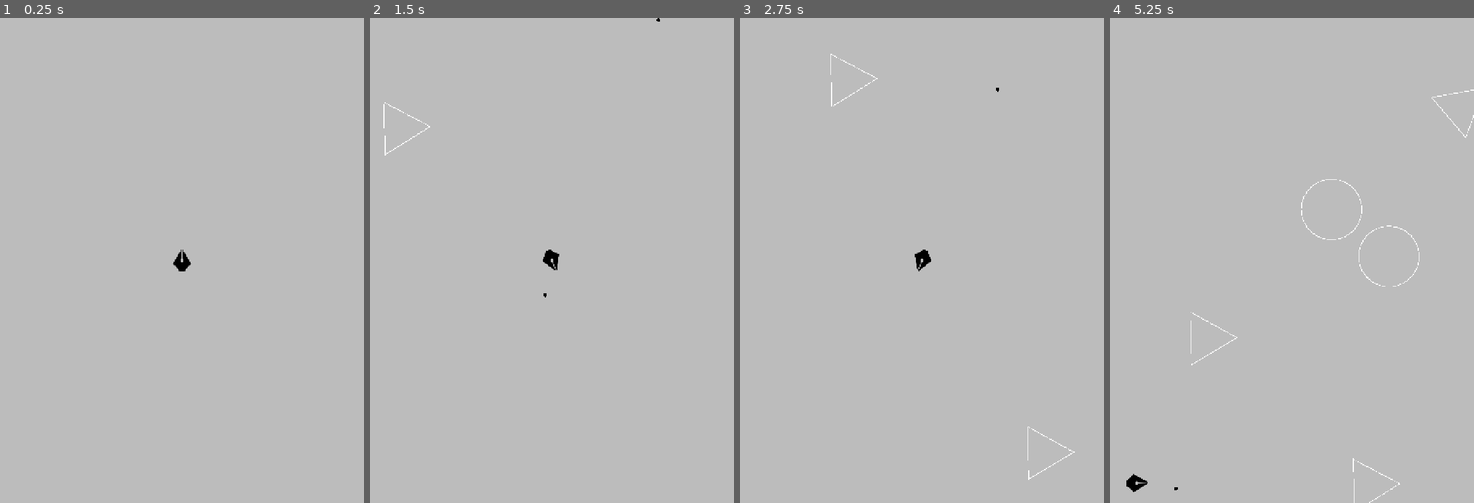
Above: before the commit, frames 1-4 (left to right).
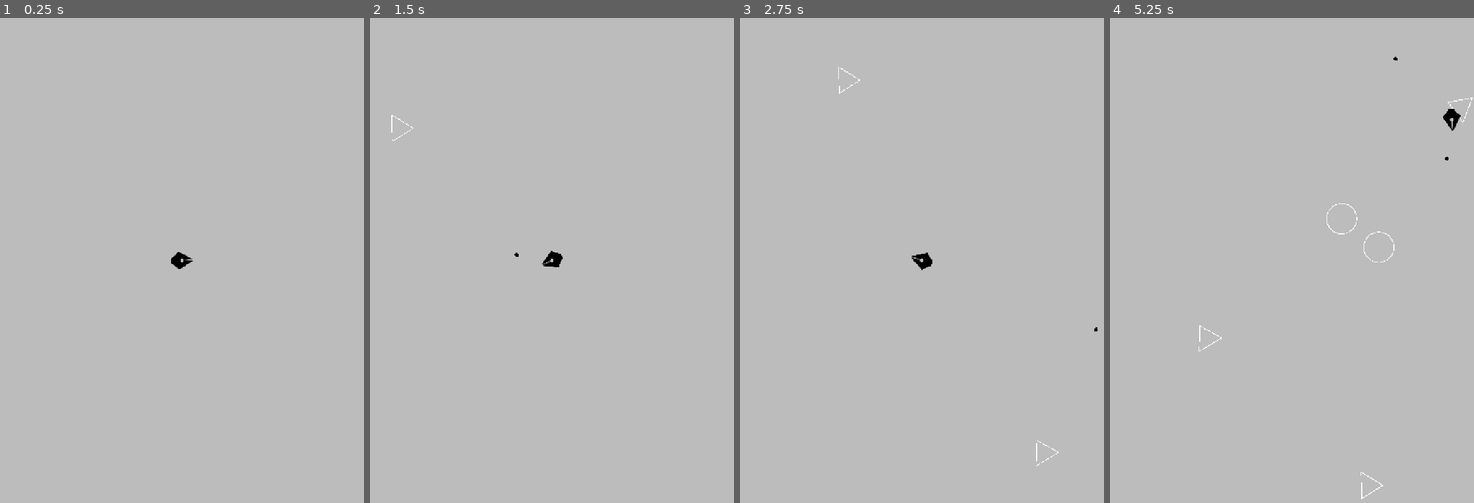
Above: after the commit, the same moments.

Repository: Saphrant/20-games_04_PaperAsteroid
Game: Godot game, scene res://Scenes/main.tscn
The game is run twice, just before and just after one commit, with the same random seed, the same clock (stepped at 60 frames per second) and the same inputs.
Inputs:
- Up to frame 1 (0.25 s): no input
- Up to frame 2 (1.5 s): tap Enter at 0.5 s; hold D (right) 0.53-1.28 s; tap Space (shoot) at 0.6, 1.35 s; hold A (left) from 1.28 s (still down)
- Up to frame 3 (2.75 s): release A (left) at 2.03 s; hold D (right) from 2.03 s (still down); tap Space (shoot) at 2.1 s
- Up to frame 4 (5.25 s): release D (right) at 2.78 s; hold W (thrust) 2.78-3.53 s; tap Space (shoot) every 0.75 s from 2.85 to 5.1 s; hold A (left) from 3.53 s (still down)

The runs differ from the first frame. In frame 1, less than 0.1% of the frame differs, in the area x 47-53%, y 47-53%; in frame 2, 0.2%; in frame 3, 0.3%; in frame 4, 0.8%, in the area x 4-100%, y 8-100%.

Commit message:
Player Movement Changes

Diff:
--- a/Scenes/Asteroids/astroid_l_a.tscn
+++ b/Scenes/Asteroids/astroid_l_a.tscn
@@ -8,7 +8,7 @@
 bounce = 1.0
 
 [sub_resource type="CircleShape2D" id="CircleShape2D_0tf0v"]
-radius = 80.0
+radius = 40.0
 
 [node name="Asteroid_L_A" type="RigidBody2D" groups=["large_asteroid"]]
 collision_layer = 4
--- a/Scenes/Asteroids/astroid_l_b.tscn
+++ b/Scenes/Asteroids/astroid_l_b.tscn
@@ -19,4 +19,4 @@
 [node name="ScreenWrapComponent" parent="." instance=ExtResource("2_r4u3h")]
 
 [node name="CollisionPolygon2D" type="CollisionPolygon2D" parent="."]
-polygon = PackedVector2Array(0, -80, -70, 40, 70, 40)
+polygon = PackedVector2Array(0, -40, -35, 20, 30, 20)
--- a/Scenes/Asteroids/astroid_l_c.tscn
+++ b/Scenes/Asteroids/astroid_l_c.tscn
@@ -8,7 +8,7 @@
 bounce = 1.0
 
 [sub_resource type="RectangleShape2D" id="RectangleShape2D_ah40k"]
-size = Vector2(160, 160)
+size = Vector2(80, 160)
 
 [node name="Asteroid_L_C" type="RigidBody2D" groups=["large_asteroid"]]
 collision_layer = 4
@@ -18,7 +18,6 @@
 linear_damp_mode = 1
 angular_damp_mode = 1
 script = ExtResource("1_vb3da")
-size = 75.0
 
 [node name="CollisionShape2D" type="CollisionShape2D" parent="."]
 shape = SubResource("RectangleShape2D_ah40k")
--- a/Scenes/main.tscn
+++ b/Scenes/main.tscn
@@ -20,7 +20,8 @@
 
 [node name="Player" parent="." instance=ExtResource("1_jjgbg")]
 z_index = 2
-position = Vector2(603, 564)
+position = Vector2(470.00006, 558)
+rotation = 1.5327202
 
 [node name="SpawnTimer" type="Timer" parent="."]
 wait_time = 0.5
--- a/Scenes/player.tscn
+++ b/Scenes/player.tscn
@@ -15,6 +15,6 @@
 texture = ExtResource("1_v0iea")
 
 [node name="CollisionPolygon2D" type="CollisionPolygon2D" parent="."]
-polygon = PackedVector2Array(-2, -29, -24, 9, -7, 28, 7, 28, 24, 9, 2, -29)
+polygon = PackedVector2Array(-2, -28, -24, 8, -7, 28, 7, 28, 24, 8, 2, -28)
 
 [node name="ScreenWrapComponent" parent="." instance=ExtResource("3_6t5aa")]
--- a/Scripts/Astroids/astroid_l_a.gd
+++ b/Scripts/Astroids/astroid_l_a.gd
@@ -8,6 +8,6 @@
 	queue_redraw()
 
 func _draw():
-	var radius = 80.0 # Easy to change for Large/Medium/Small
+	var radius = 40.0 # Easy to change for Large/Medium/Small
 	# draw_arc(center, radius, start_angle, end_angle, point_count, color, width)
 	draw_arc(Vector2.ZERO, radius, 0, TAU, 32, Color.WHITE, 2.0)
--- a/Scripts/Astroids/astroid_l_b.gd
+++ b/Scripts/Astroids/astroid_l_b.gd
@@ -9,10 +9,10 @@
 
 func _draw():
 	var points = PackedVector2Array([
-		Vector2(0, -80),   # Top point
-		Vector2(-70, 40),  # Bottom Left
-		Vector2(70, 40),   # Bottom Right
-		Vector2(0, -80)    # Top point again (to close the loop)
+		Vector2(0, -40),   # Top point
+		Vector2(-35, 20),  # Bottom Left
+		Vector2(30, 20),   # Bottom Right
+		Vector2(0, -40)    # Top point again (to close the loop)
 	])
 	# draw_polyline(points, color, width)
 	draw_polyline(points, Color.WHITE, 2.0)
--- a/Scripts/Astroids/astroid_l_c.gd
+++ b/Scripts/Astroids/astroid_l_c.gd
@@ -2,7 +2,7 @@
 extends RigidBody2D
 
 var asteroid_tier:= 3
-@export var size:= 80.0
+@export var size:= 40.0
 
 
 func _ready():
--- a/Scripts/player.gd
+++ b/Scripts/player.gd
@@ -10,11 +10,9 @@
 func _physics_process(delta):
 	var rotation_dir = Input.get_axis("left", "right")
 	rotation += rotation_dir * rotation_speed * delta
-
+	var force = Vector2.UP.rotated(rotation) * thrust_power
 	# THRUST
 	if Input.is_action_pressed("thrust"):
-		# Vector pointing in the direction the ship is facing
-		var force = Vector2.UP.rotated(rotation) * thrust_power
 		velocity += force * delta
 		# Clam velocity by limit_length
 		velocity = velocity.limit_length(max_speed)
@@ -25,6 +23,7 @@
 	# SHOOT
 	if Input.is_action_just_pressed("shoot"):
 		_shoot()
+		velocity += -force * delta
 
 	move_and_slide()
 
@@ -32,5 +31,5 @@
 	var bullet = bullet_scene.instantiate()
 	bullet.pos = global_position
 	bullet.rot = global_rotation
-	bullet.dir = rotation + (3*PI / 2)
+	bullet.dir = rotation + deg_to_rad(-90)
 	get_parent().add_child(bullet)
